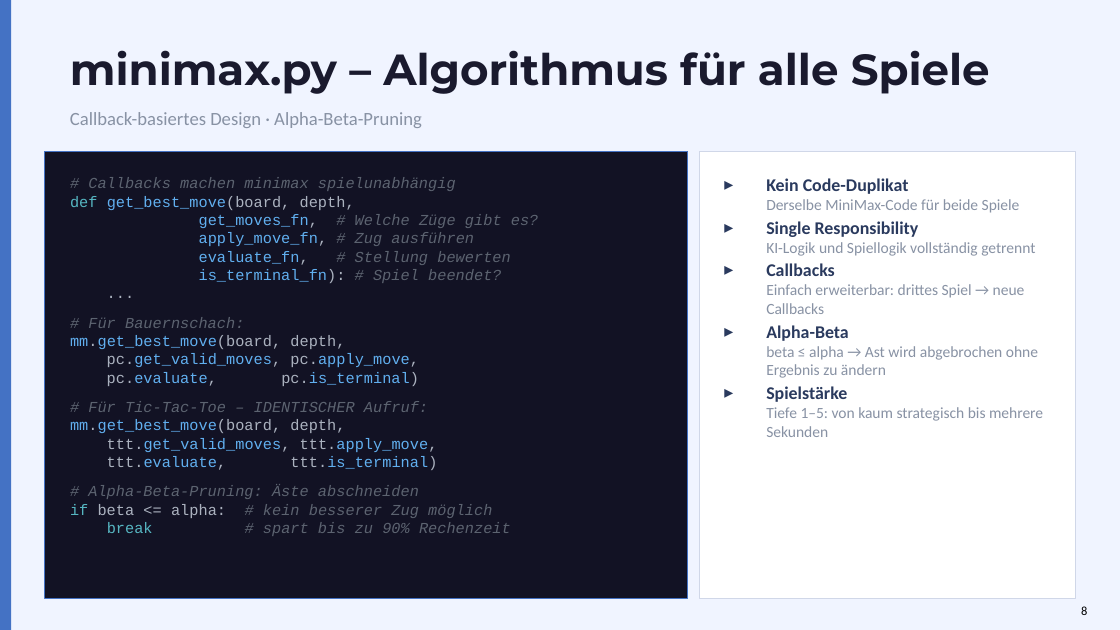
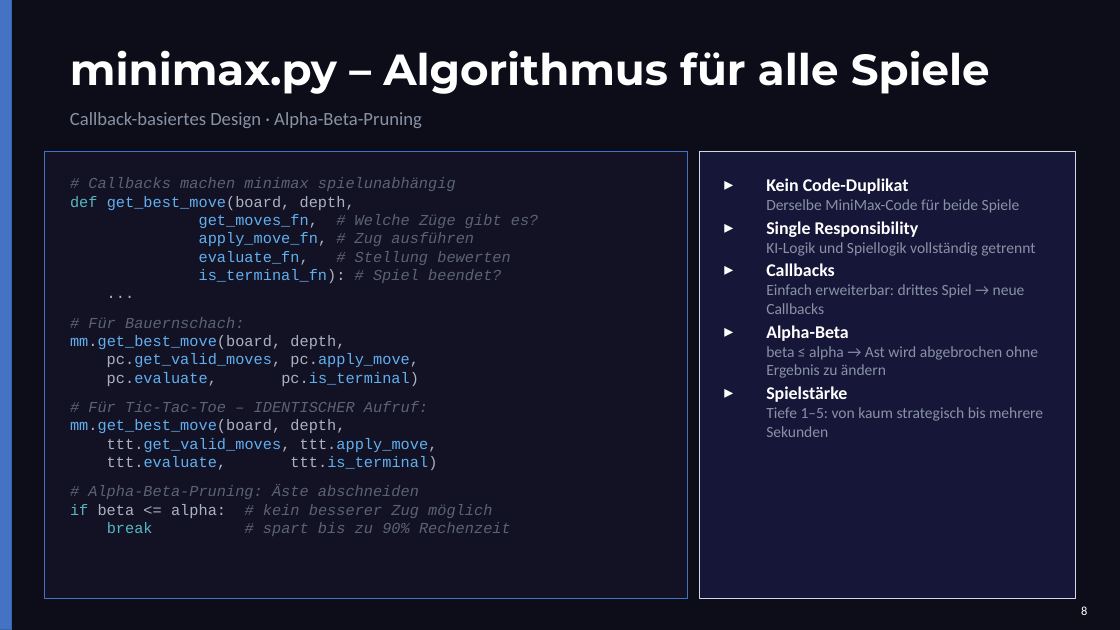
Before and after one commit to Tasterloster/Projekt_berufsschule, a slide deck: slide 8 of Präsentation/Präsentation_Projekt/HHBKTendo_Praesentation_1.pptx. Drawn at 1120x630 pixels with LibreOffice and Linux fonts; fonts in the diff are those of the drawing. Boxes give left, top, right and bottom in pixels: in the first picture for what was removed or moved away, otherwise in the second. Text is boxed around its words. In the diff, an @@ line names an element or a change of style, - is before the commit and + after.

```diff
--- a/Präsentation/Präsentation_Projekt/HHBKTendo_Praesentation_1.pptx
+++ b/Präsentation/Präsentation_Projekt/HHBKTendo_Praesentation_1.pptx
@@ background #F0F4FF to #0D0D1A @@
@@ text "minimax.py – Algorithmus für alle ..." at (70, 50, 990, 94): text colour #1A1A2E to #FFFFFF @@
@@ rectangle at (699, 151, 1075, 598): fill #FFFFFF to #161638 @@
@@ text at (766, 178, 919, 402): text colour #2A3A5E to #FFFFFF in "Kein Code-Duplikat", "Single Responsibility", "Callbacks", "Alpha-Beta" and 1 more places @@
@@ text "8" at (1081, 606, 1087, 615): text colour #000000 to #FFFFFF @@
```
Also in this commit, not shown: 20 other slides changed, 1 other file.
